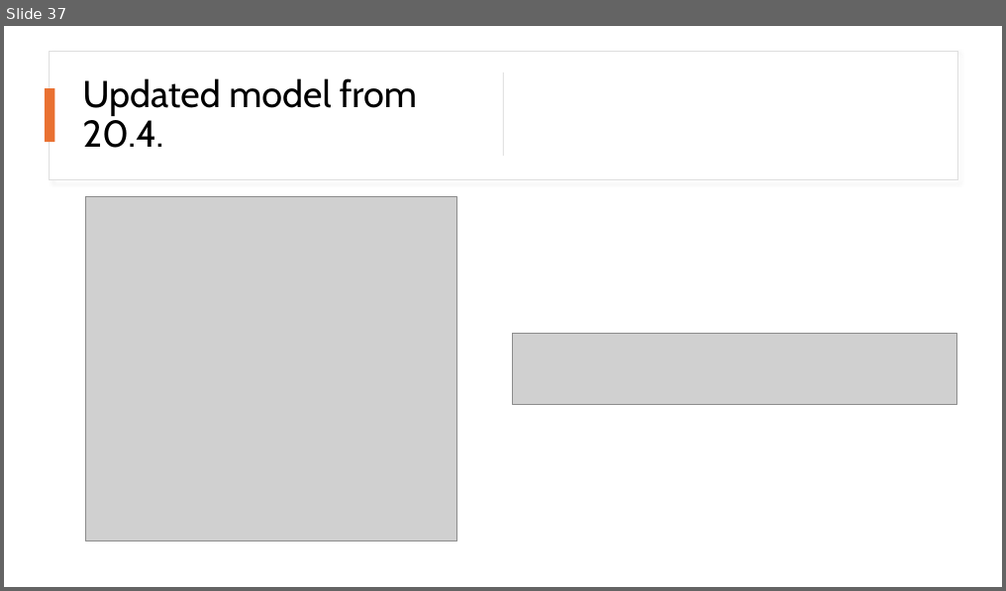
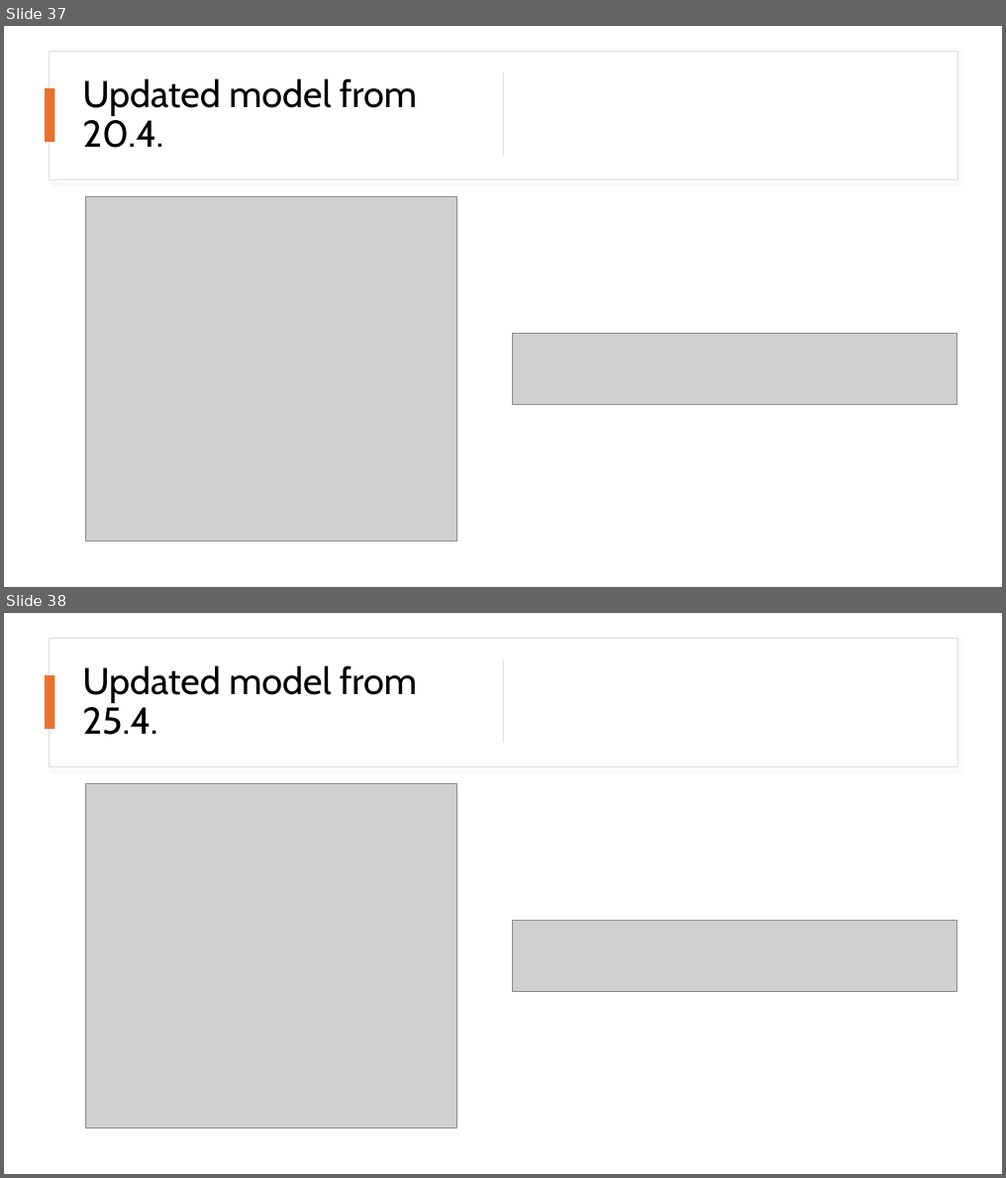
Before and after one commit to kutalekj/football-outcomes-predictor, a slide deck: src/apifootball_model/main_model_training_experiments/25-03-18/TensorBoard_logs.pptx. Shown one above the other, each under a label of ours: slide 37 before the commit, slides 37 and 38 after it. The pictures are 1006x591 and 1006x1178 pixels, drawn with LibreOffice and Linux fonts; fonts in the diff are those of the drawing; grey boxes stand for pictures. Boxes give left, top, right and bottom in pixels: in the first picture for what was removed or moved away, otherwise in the second. Text is boxed around its words. In the diff, an @@ line names an element or a change of style, - is before the commit and + after.

Commit message:
Update trained main model and records file and graph

```diff
--- a/src/apifootball_model/main_model_training_experiments/25-03-18/TensorBoard_logs.pptx
+++ b/src/apifootball_model/main_model_training_experiments/25-03-18/TensorBoard_logs.pptx
@@ slide 38 added at (4,613,1002,1174), background #FFFFFF @@
@@ rectangle added at (49,638,957,766), fill #FFFFFF, outline #DEDEDE 1 pt @@
@@ text added at (82,665,417,735), 36 pt, text #000000 @@
+Updated model from 25.4.
@@ rectangle added at (503,660,504,743), fill #D5D5D5 @@
@@ rectangle added at (45,676,54,730), fill #E97132 @@
@@ picture added at (85,784,456,1129) @@
@@ picture added at (512,921,957,992) @@
```
Also in this commit, not shown: 6 other files.
